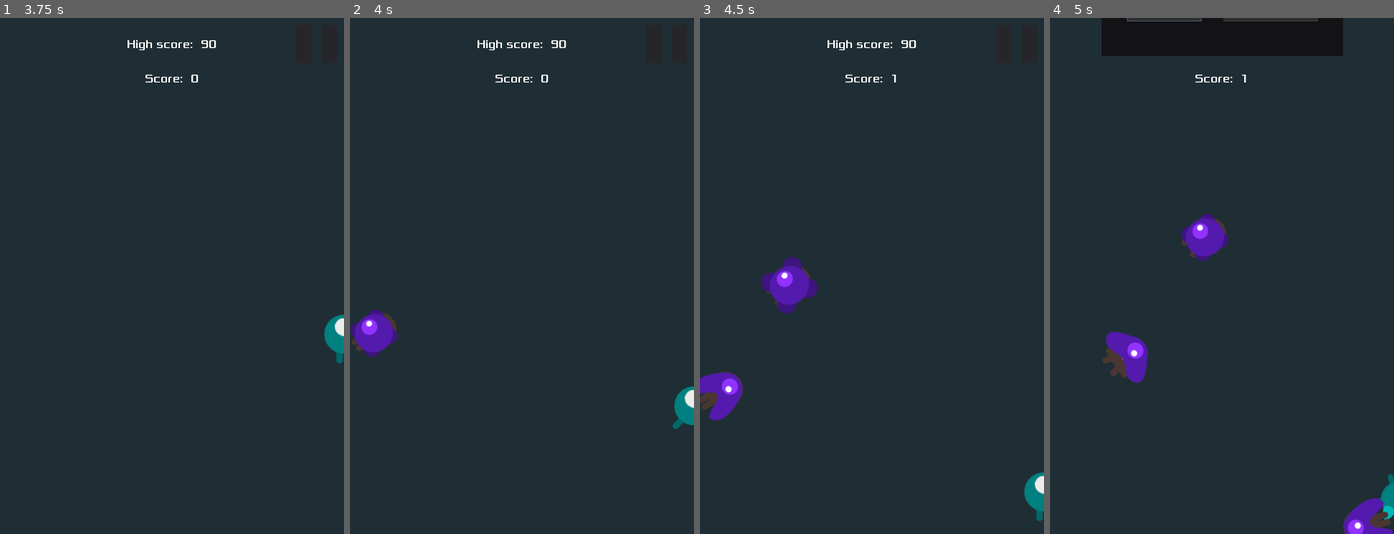
Above: before the commit, frames 1-4 (left to right).
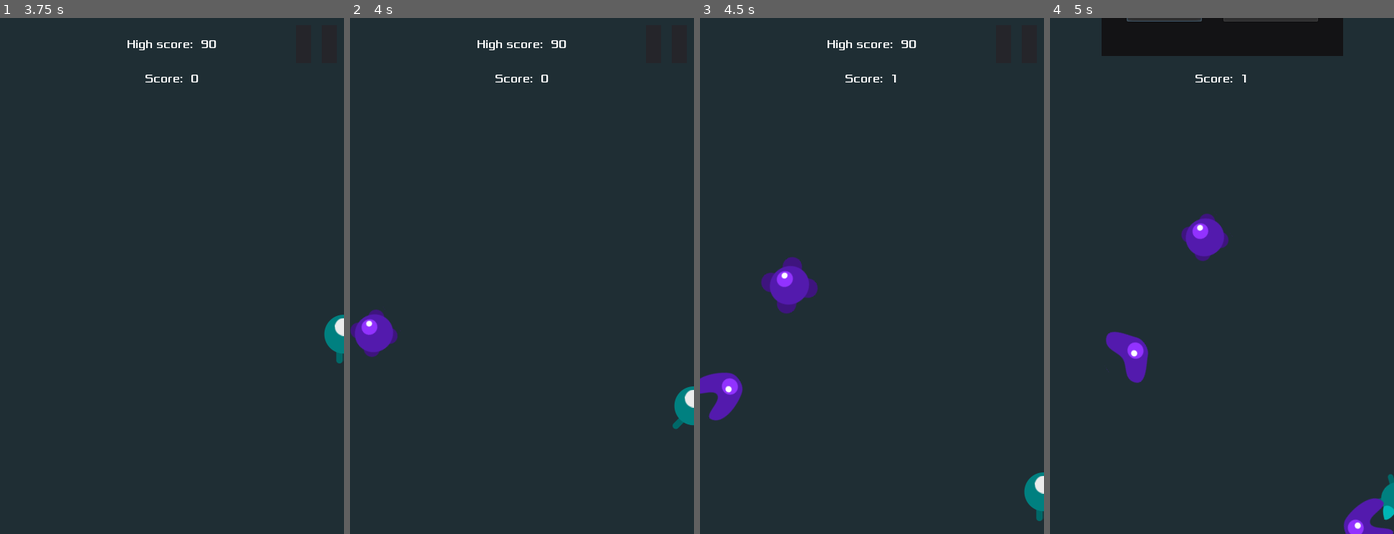
Above: after the commit, the same moments.

Repository: AlixBarreaux/dodge-the-beasties
Game: Godot game, scene res://scenes/Main.tscn
Same seed, same stepped clock (60 frames per second), same inputs: the game is played once before the commit and once after it.
Inputs (mouse positions are in pixels of both pictures, inside the frame that each line leads up to):
- Up to frame 1 (3.75 s): click "Play" at 0.5 s; click (316, 43) at 1.25 s; click "Resume" at 2 s; tap Enter at 2.75 s; move the mouse to (247, 250) at 2.77 s; press the mouse at (247, 250) at 2.78 s; hold D (move_right) 2.78-3.53 s; move the mouse to (103, 301) at 3.52 s; release the mouse at (103, 301) at 3.53 s; hold S (move_down) from 3.53 s (still down); right-click (103, 301) at 3.6 s
- Up to frame 2 (4 s): keep holding S (move_down)
- Up to frame 3 (4.5 s): move the mouse to (906, 162) at 4.27 s; release S (move_down) at 4.28 s; press the mouse at (906, 162) at 4.28 s; hold D (move_right) from 4.28 s (still down)
- Up to frame 4 (5 s): keep holding D (move_right)

Frame 1 is identical in both runs. In frame 2, less than 0.1% of the frame differs, in the area x 0-14%, y 57-65%; in frame 3, 0.2%; in frame 4, 0.4%, in the area x 15-99%, y 38-100%.

Commit message:
Refactor: Types + delete AnimatedSprite node in Enemy

Diff:
--- a/scenes/enemy/Enemy.tscn
+++ b/scenes/enemy/Enemy.tscn
@@ -1,30 +1,6 @@
-[gd_scene load_steps=11 format=2]
+[gd_scene load_steps=4 format=2]
 
-[ext_resource path="res://assets/sprites/enemy-walking-1.png" type="Texture" id=1]
-[ext_resource path="res://assets/sprites/enemy-flying-1.png" type="Texture" id=2]
-[ext_resource path="res://assets/sprites/enemy-swimming-1.png" type="Texture" id=3]
-[ext_resource path="res://assets/sprites/enemy-flying-2.png" type="Texture" id=4]
-[ext_resource path="res://assets/sprites/enemy-swimming-2.png" type="Texture" id=5]
-[ext_resource path="res://assets/sprites/enemy-walking-2.png" type="Texture" id=6]
 [ext_resource path="res://scripts/enemy.gd" type="Script" id=7]
-
-[sub_resource type="SpriteFrames" id=1]
-animations = [ {
-"frames": [ ExtResource( 2 ), ExtResource( 4 ) ],
-"loop": true,
-"name": "Fly",
-"speed": 5.0
-}, {
-"frames": [ ExtResource( 3 ), ExtResource( 5 ) ],
-"loop": true,
-"name": "Swim",
-"speed": 5.0
-}, {
-"frames": [ ExtResource( 1 ), ExtResource( 6 ) ],
-"loop": true,
-"name": "Walk",
-"speed": 5.0
-} ]
 
 [sub_resource type="CapsuleShape2D" id=2]
 radius = 43.5836
@@ -52,11 +28,6 @@
 collision_mask = 0
 script = ExtResource( 7 )
 
-[node name="AnimatedSprite" type="AnimatedSprite" parent="."]
-scale = Vector2( 0.5, 0.5 )
-frames = SubResource( 1 )
-animation = "Walk"
-
 [node name="CollisionShape2D" type="CollisionShape2D" parent="."]
 position = Vector2( 7.37957, 0 )
 rotation = 1.5708
--- a/scripts/enemy.gd
+++ b/scripts/enemy.gd
@@ -20,9 +20,6 @@
 
 
 func _ready() -> void:
-	$AnimatedSprite.play()
-#	var enemy_types: PoolStringArray = $AnimatedSprite.frames.get_animation_names()
-#	$AnimatedSprite.animation = enemy_types[randi() % enemy_types.size()]
 	self._initialize_signals()
 	self._initialize()
 
--- a/scripts/main.gd
+++ b/scripts/main.gd
@@ -135,7 +135,8 @@
 	return _saved_high_score
 
 
-var rng = RandomNumberGenerator.new()
+var rng: Object = RandomNumberGenerator.new()
+
 const MIN_ENEMY_SCENE_PATH_NUMBER: int = 1
 const MAX_ENEMY_SCENE_PATH_NUMBER: int = 2
 
@@ -143,6 +144,7 @@
 
 const ENEMY_SCENE_PATH_PREFIX: String = "res://scenes/enemy/Enemy"
 const ENEMY_SCENE_PATH_SUFFIX: String = ".tscn"
+
 
 func get_random_enemy_scene_path() -> String:
 	rng.randomize()
